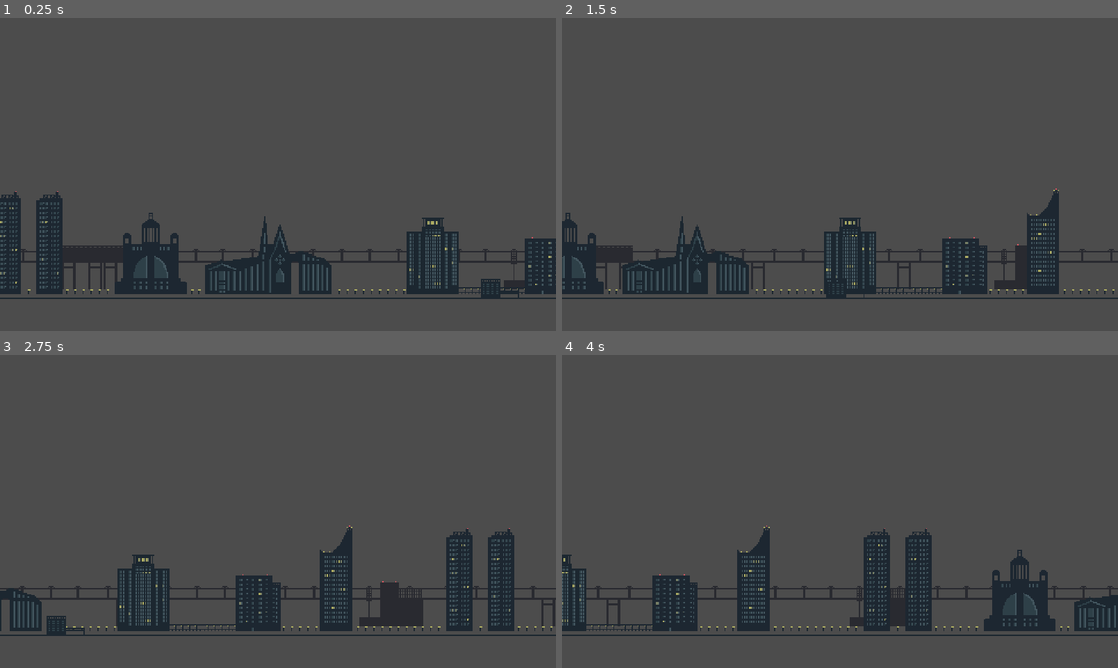
Above: before the commit, frames 1-4 (two rows, left to right).
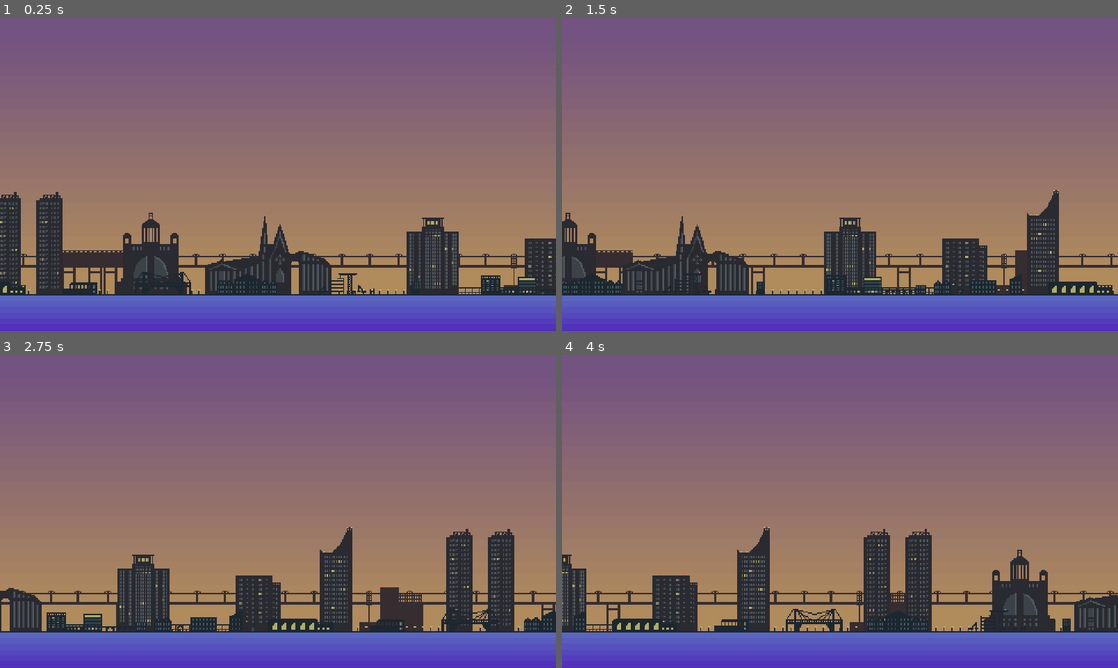
Above: after the commit, the same moments.

Repository: utoni/Godot2dPixelArtCitySkyline
Game: Godot game, scene res://CityScene.tscn
Same seed, same stepped clock (60 frames per second), same inputs: the game is played once before the commit and once after it.
Inputs:
- Up to frame 1 (0.25 s): no input
- Up to frame 2 (1.5 s): no input
- Up to frame 3 (2.75 s): no input
- Up to frame 4 (4 s): no input

The runs differ from the first frame. In frame 1, 89% of the frame differs, in the area x 0-100%, y 0-100%; in frame 2, 90%; in frame 3, 90%; in frame 4, 90%.

Commit message:
third commit
Signed-off-by: Toni Uhlig <matzeton@googlemail.com>

Diff:
--- a/CityScene.tscn
+++ b/CityScene.tscn
@@ -1,6 +1,8 @@
-[gd_scene load_steps=6 format=2]
+[gd_scene load_steps=13 format=2]
 
 [ext_resource path="res://CityBackground.png" type="Texture" id=1]
+[ext_resource path="res://gradient_water.tres" type="Shader" id=2]
+[ext_resource path="res://gradient_horizon.tres" type="Shader" id=3]
 
 [sub_resource type="GDScript" id=2]
 script/source = "extends ParallaxLayer
@@ -10,14 +12,23 @@
 var last_camera_x = 0.0
 
 func _ready():
-	last_camera_x = get_node(\"../../Camera2D\").get_camera_position().x
+	last_camera_x = get_node(\"../../../Camera2D\").get_camera_position().x
 
 func _process(delta):
 	motion_offset = Vector2(offset_x, 0)
-	var new_camera_x = get_node(\"../../Camera2D\").get_camera_position().x
+	var new_camera_x = get_node(\"../../../Camera2D\").get_camera_position().x
 	offset_x -= delta*speed + (new_camera_x - last_camera_x)*-2
 	last_camera_x = new_camera_x
 "
+
+[sub_resource type="ShaderMaterial" id=22]
+shader = ExtResource( 3 )
+
+[sub_resource type="ShaderMaterial" id=23]
+shader = ExtResource( 3 )
+
+[sub_resource type="ShaderMaterial" id=28]
+shader = ExtResource( 2 )
 
 [sub_resource type="TileSet" id=1]
 5/name = "CityBackground.png 5"
@@ -91,7 +102,22 @@
 9/shapes = [  ]
 9/z_index = 0
 
-[sub_resource type="Shader" id=7]
+[sub_resource type="Shader" id=29]
+code = "shader_type canvas_item;
+
+void fragment()
+{
+    vec4 col = texture(TEXTURE, UV);
+    if (col.a > 0.0) {
+        col += vec4(0.1, 0.02, 0.00, 0.0);
+    }
+    COLOR = col;
+}"
+
+[sub_resource type="ShaderMaterial" id=30]
+shader = SubResource( 29 )
+
+[sub_resource type="Shader" id=31]
 code = "shader_type canvas_item;
 
 void fragment()
@@ -101,43 +127,121 @@
         col += vec4(0.05, 0.01, 0.00, 0.0);
     }
     COLOR = col;
-}
-"
-
-[sub_resource type="ShaderMaterial" id=6]
-shader = SubResource( 7 )
+}"
+
+[sub_resource type="ShaderMaterial" id=32]
+shader = SubResource( 31 )
 
 [node name="Node2D" type="Node2D"]
 
-[node name="ParallaxBackground" type="ParallaxBackground" parent="."]
-layer = -1
-scroll_ignore_camera_zoom = true
-
-[node name="ParallaxLayer" type="ParallaxLayer" parent="ParallaxBackground"]
-position = Vector2( 295, 103 )
-motion_mirroring = Vector2( 640, 0 )
-script = SubResource( 2 )
-__meta__ = {
-"_edit_lock_": true
-}
-speed = 100.0
-
-[node name="StaticBody2D" type="StaticBody2D" parent="ParallaxBackground/ParallaxLayer"]
-__meta__ = {
-"_edit_lock_": true
-}
-
-[node name="TileMap" type="TileMap" parent="ParallaxBackground/ParallaxLayer/StaticBody2D"]
+[node name="Camera2D" type="Camera2D" parent="."]
+position = Vector2( 240, 135 )
+current = true
+smoothing_speed = 8.0
+
+[node name="ViewportContainer" type="ViewportContainer" parent="."]
+margin_top = 133.0
+margin_right = 480.0
+margin_bottom = 238.0
+
+[node name="ParallaxBackground5" type="ParallaxBackground" parent="ViewportContainer"]
+scroll_ignore_camera_zoom = true
+
+[node name="ParallaxLayer2" type="ParallaxLayer" parent="ViewportContainer/ParallaxBackground5"]
+position = Vector2( 295, 103 )
+motion_mirroring = Vector2( 640, 0 )
+script = SubResource( 2 )
+__meta__ = {
+"_edit_lock_": true
+}
+speed = 150.0
+
+[node name="ColorRect" type="ColorRect" parent="ViewportContainer/ParallaxBackground5/ParallaxLayer2"]
+material = SubResource( 22 )
+margin_left = -488.0
+margin_top = -113.0
+margin_right = 152.0
+margin_bottom = 135.0
+rect_pivot_offset = Vector2( 373, -36 )
+__meta__ = {
+"_edit_lock_": true
+}
+
+[node name="ColorRect2" type="ColorRect" parent="ViewportContainer/ParallaxBackground5/ParallaxLayer2"]
+material = SubResource( 23 )
+margin_left = 792.0
+margin_top = -113.0
+margin_right = 1432.0
+margin_bottom = 135.0
+rect_pivot_offset = Vector2( 373, -36 )
+__meta__ = {
+"_edit_lock_": true
+}
+
+[node name="ParallaxBackground4" type="ParallaxBackground" parent="ViewportContainer"]
+layer = 0
+scroll_ignore_camera_zoom = true
+
+[node name="ParallaxLayer2" type="ParallaxLayer" parent="ViewportContainer/ParallaxBackground4"]
+position = Vector2( 295, 103 )
+motion_mirroring = Vector2( 640, 0 )
+script = SubResource( 2 )
+__meta__ = {
+"_edit_lock_": true
+}
+speed = 150.0
+
+[node name="ColorRect" type="ColorRect" parent="ViewportContainer/ParallaxBackground4/ParallaxLayer2"]
+material = SubResource( 28 )
+margin_left = -488.0
+margin_top = 136.0
+margin_right = 152.0
+margin_bottom = 176.0
+rect_pivot_offset = Vector2( 373, -36 )
+__meta__ = {
+"_edit_lock_": true
+}
+
+[node name="ColorRect2" type="ColorRect" parent="ViewportContainer/ParallaxBackground4/ParallaxLayer2"]
+material = SubResource( 28 )
+margin_left = 792.0
+margin_top = 136.0
+margin_right = 1432.0
+margin_bottom = 176.0
+rect_pivot_offset = Vector2( 373, -36 )
+__meta__ = {
+"_edit_lock_": true
+}
+
+[node name="ParallaxBackground3" type="ParallaxBackground" parent="ViewportContainer"]
+layer = 0
+scroll_ignore_camera_zoom = true
+
+[node name="ParallaxLayer2" type="ParallaxLayer" parent="ViewportContainer/ParallaxBackground3"]
+position = Vector2( 295, 103 )
+motion_mirroring = Vector2( 640, 0 )
+script = SubResource( 2 )
+__meta__ = {
+"_edit_lock_": true
+}
+speed = 150.0
+
+[node name="StaticBody2D" type="StaticBody2D" parent="ViewportContainer/ParallaxBackground3/ParallaxLayer2"]
+__meta__ = {
+"_edit_lock_": true
+}
+
+[node name="TileMap" type="TileMap" parent="ViewportContainer/ParallaxBackground3/ParallaxLayer2/StaticBody2D"]
 position = Vector2( 216, 39 )
 tile_set = SubResource( 1 )
-cell_size = Vector2( 64, 4 )
+cell_size = Vector2( 64, 1 )
 format = 1
-tile_data = PoolIntArray( 65525, 5, 0, 65535, 5, 0, 0, 0, 0, 1, 1, 0 )
-__meta__ = {
-"_edit_lock_": true
-}
-
-[node name="CollisionPolygon2D" type="CollisionPolygon2D" parent="ParallaxBackground/ParallaxLayer/StaticBody2D"]
+tile_data = PoolIntArray( 0, 0, 0, 1, 1, 0, 131061, 7, 0, 65545, 7, 0 )
+__meta__ = {
+"_edit_lock_": true
+}
+
+[node name="CollisionPolygon2D" type="CollisionPolygon2D" parent="ViewportContainer/ParallaxBackground3/ParallaxLayer2/StaticBody2D"]
 visible = false
 position = Vector2( -183, 42 )
 polygon = PoolVector2Array( 124, -113, 17, -2, 9, 97, 321, 91, 407, -97 )
@@ -145,11 +249,11 @@
 "_edit_lock_": true
 }
 
-[node name="ParallaxBackground2" type="ParallaxBackground" parent="."]
+[node name="ParallaxBackground2" type="ParallaxBackground" parent="ViewportContainer"]
 layer = -2
 scroll_ignore_camera_zoom = true
 
-[node name="ParallaxLayer2" type="ParallaxLayer" parent="ParallaxBackground2"]
+[node name="ParallaxLayer2" type="ParallaxLayer" parent="ViewportContainer/ParallaxBackground2"]
 position = Vector2( 295, 103 )
 motion_mirroring = Vector2( 640, 0 )
 script = SubResource( 2 )
@@ -158,23 +262,23 @@
 }
 speed = 50.0
 
-[node name="StaticBody2D" type="StaticBody2D" parent="ParallaxBackground2/ParallaxLayer2"]
-__meta__ = {
-"_edit_lock_": true
-}
-
-[node name="TileMap" type="TileMap" parent="ParallaxBackground2/ParallaxLayer2/StaticBody2D"]
-material = SubResource( 6 )
+[node name="StaticBody2D" type="StaticBody2D" parent="ViewportContainer/ParallaxBackground2/ParallaxLayer2"]
+__meta__ = {
+"_edit_lock_": true
+}
+
+[node name="TileMap" type="TileMap" parent="ViewportContainer/ParallaxBackground2/ParallaxLayer2/StaticBody2D"]
+material = SubResource( 30 )
 position = Vector2( 216, 39 )
 tile_set = SubResource( 1 )
-cell_size = Vector2( 64, 4 )
+cell_size = Vector2( 64, 1 )
 format = 1
-tile_data = PoolIntArray( -11, 6, 0, -65527, 6, 0, 0, 0, 0, 1, 1, 0 )
-__meta__ = {
-"_edit_lock_": true
-}
-
-[node name="CollisionPolygon2D" type="CollisionPolygon2D" parent="ParallaxBackground2/ParallaxLayer2/StaticBody2D"]
+tile_data = PoolIntArray( 65525, 6, 0, 0, 0, 0, 1, 1, 0, 9, 6, 0 )
+__meta__ = {
+"_edit_lock_": true
+}
+
+[node name="CollisionPolygon2D" type="CollisionPolygon2D" parent="ViewportContainer/ParallaxBackground2/ParallaxLayer2/StaticBody2D"]
 visible = false
 position = Vector2( -183, 42 )
 polygon = PoolVector2Array( 124, -113, 17, -2, 9, 97, 321, 91, 407, -97 )
@@ -182,35 +286,36 @@
 "_edit_lock_": true
 }
 
-[node name="ParallaxBackground3" type="ParallaxBackground" parent="."]
-layer = 0
-scroll_ignore_camera_zoom = true
-
-[node name="ParallaxLayer2" type="ParallaxLayer" parent="ParallaxBackground3"]
-position = Vector2( 295, 103 )
-motion_mirroring = Vector2( 640, 0 )
-script = SubResource( 2 )
-__meta__ = {
-"_edit_lock_": true
-}
-speed = 150.0
-
-[node name="StaticBody2D" type="StaticBody2D" parent="ParallaxBackground3/ParallaxLayer2"]
-__meta__ = {
-"_edit_lock_": true
-}
-
-[node name="TileMap" type="TileMap" parent="ParallaxBackground3/ParallaxLayer2/StaticBody2D"]
+[node name="ParallaxBackground" type="ParallaxBackground" parent="ViewportContainer"]
+layer = -1
+scroll_ignore_camera_zoom = true
+
+[node name="ParallaxLayer" type="ParallaxLayer" parent="ViewportContainer/ParallaxBackground"]
+position = Vector2( 295, 103 )
+motion_mirroring = Vector2( 640, 0 )
+script = SubResource( 2 )
+__meta__ = {
+"_edit_lock_": true
+}
+speed = 100.0
+
+[node name="StaticBody2D" type="StaticBody2D" parent="ViewportContainer/ParallaxBackground/ParallaxLayer"]
+__meta__ = {
+"_edit_lock_": true
+}
+
+[node name="TileMap" type="TileMap" parent="ViewportContainer/ParallaxBackground/ParallaxLayer/StaticBody2D"]
+material = SubResource( 32 )
 position = Vector2( 216, 39 )
 tile_set = SubResource( 1 )
-cell_size = Vector2( 64, 4 )
+cell_size = Vector2( 64, 1 )
 format = 1
-tile_data = PoolIntArray( 0, 0, 0, 1, 1, 0, 131061, 7, 0, 65545, 7, 0 )
-__meta__ = {
-"_edit_lock_": true
-}
-
-[node name="CollisionPolygon2D" type="CollisionPolygon2D" parent="ParallaxBackground3/ParallaxLayer2/StaticBody2D"]
+tile_data = PoolIntArray( 65525, 5, 0, 65535, 5, 0, 0, 0, 0, 1, 1, 0, 19, 5, 0 )
+__meta__ = {
+"_edit_lock_": true
+}
+
+[node name="CollisionPolygon2D" type="CollisionPolygon2D" parent="ViewportContainer/ParallaxBackground/ParallaxLayer/StaticBody2D"]
 visible = false
 position = Vector2( -183, 42 )
 polygon = PoolVector2Array( 124, -113, 17, -2, 9, 97, 321, 91, 407, -97 )
@@ -218,8 +323,12 @@
 "_edit_lock_": true
 }
 
-[node name="Camera2D" type="Camera2D" parent="."]
+[node name="ParallaxBackground6" type="ParallaxBackground" parent="."]
+layer = 1
+scroll_ignore_camera_zoom = true
+
+[node name="ColorRect" type="ColorRect" parent="ParallaxBackground6"]
 visible = false
-position = Vector2( 240, 135 )
-current = true
-smoothing_speed = 8.0
+margin_top = 239.0
+margin_right = 480.0
+margin_bottom = 279.0
--- /dev/null
+++ b/gradient_horizon.tres
@@ -0,0 +1,101 @@
+[gd_resource type="VisualShader" load_steps=10 format=2]
+
+[sub_resource type="VisualShaderNodeScalarFunc" id=20]
+function = 14
+
+[sub_resource type="VisualShaderNodeScalarOp" id=21]
+default_input_values = [ 0, 0.0, 1, 3.0 ]
+operator = 3
+
+[sub_resource type="VisualShaderNodeScalarConstant" id=22]
+constant = 25.0
+
+[sub_resource type="VisualShaderNodeInput" id=15]
+input_name = "uv"
+
+[sub_resource type="VisualShaderNodeVectorDecompose" id=16]
+output_port_for_preview = 1
+
+[sub_resource type="Gradient" id=17]
+colors = PoolColorArray( 0.454902, 0.333333, 0.501961, 1, 0.694118, 0.54902, 0.364706, 1 )
+
+[sub_resource type="GradientTexture" id=18]
+gradient = SubResource( 17 )
+width = 5
+
+[sub_resource type="VisualShaderNodeTexture" id=19]
+output_port_for_preview = 0
+texture = SubResource( 18 )
+texture_type = 1
+
+[sub_resource type="VisualShaderNodeScalarOp" id=23]
+output_port_for_preview = 0
+default_input_values = [ 0, 0.0, 1, 3.0 ]
+operator = 2
+
+[resource]
+code = "shader_type canvas_item;
+uniform sampler2D tex_frg_8 : hint_albedo;
+
+
+
+void vertex() {
+// Output:0
+
+}
+
+void fragment() {
+// Input:3
+	vec3 n_out3p0 = vec3(UV, 0.0);
+
+// VectorDecompose:4
+	float n_out4p0 = n_out3p0.x;
+	float n_out4p1 = n_out3p0.y;
+	float n_out4p2 = n_out3p0.z;
+
+// Scalar:12
+	float n_out12p0 = 25.000000;
+
+// ScalarOp:9
+	float n_out9p0 = n_out4p1 * n_out12p0;
+
+// ScalarFunc:10
+	float n_out10p0 = floor(n_out9p0);
+
+// ScalarOp:11
+	float n_out11p0 = n_out10p0 / n_out12p0;
+
+// Texture:8
+	vec4 tex_frg_8_read = texture(tex_frg_8, vec3(n_out11p0).xy);
+	vec3 n_out8p0 = tex_frg_8_read.rgb;
+	float n_out8p1 = tex_frg_8_read.a;
+
+// Output:0
+	COLOR.rgb = n_out8p0;
+
+}
+
+void light() {
+// Output:0
+
+}
+"
+graph_offset = Vector2( -1106.7, 95 )
+mode = 1
+flags/light_only = false
+nodes/fragment/0/position = Vector2( 80, 160 )
+nodes/fragment/3/node = SubResource( 15 )
+nodes/fragment/3/position = Vector2( -1280, 100 )
+nodes/fragment/4/node = SubResource( 16 )
+nodes/fragment/4/position = Vector2( -1080, 100 )
+nodes/fragment/8/node = SubResource( 19 )
+nodes/fragment/8/position = Vector2( -120, 100 )
+nodes/fragment/9/node = SubResource( 23 )
+nodes/fragment/9/position = Vector2( -760, 60 )
+nodes/fragment/10/node = SubResource( 20 )
+nodes/fragment/10/position = Vector2( -520, 120 )
+nodes/fragment/11/node = SubResource( 21 )
+nodes/fragment/11/position = Vector2( -300, 120 )
+nodes/fragment/12/node = SubResource( 22 )
+nodes/fragment/12/position = Vector2( -1000, 320 )
+nodes/fragment/connections = PoolIntArray( 3, 0, 4, 0, 4, 1, 9, 0, 9, 0, 10, 0, 8, 0, 0, 0, 10, 0, 11, 0, 11, 0, 8, 0, 12, 0, 9, 1, 12, 0, 11, 1 )
--- /dev/null
+++ b/gradient_water.tres
@@ -0,0 +1,99 @@
+[gd_resource type="VisualShader" load_steps=10 format=2]
+
+[sub_resource type="VisualShaderNodeScalarFunc" id=20]
+function = 14
+
+[sub_resource type="VisualShaderNodeScalarOp" id=21]
+default_input_values = [ 0, 0.0, 1, 3.0 ]
+operator = 3
+
+[sub_resource type="VisualShaderNodeScalarConstant" id=22]
+constant = 8.0
+
+[sub_resource type="Gradient" id=24]
+colors = PoolColorArray( 0.360784, 0.403922, 0.760784, 1, 0.298039, 0.0823529, 0.72549, 1 )
+
+[sub_resource type="GradientTexture" id=25]
+gradient = SubResource( 24 )
+
+[sub_resource type="VisualShaderNodeTexture" id=26]
+texture = SubResource( 25 )
+texture_type = 1
+
+[sub_resource type="VisualShaderNodeInput" id=15]
+input_name = "uv"
+
+[sub_resource type="VisualShaderNodeVectorDecompose" id=16]
+output_port_for_preview = 1
+
+[sub_resource type="VisualShaderNodeScalarOp" id=23]
+output_port_for_preview = 0
+default_input_values = [ 0, 0.0, 1, 3.0 ]
+operator = 2
+
+[resource]
+code = "shader_type canvas_item;
+uniform sampler2D tex_frg_13 : hint_albedo;
+
+
+
+void vertex() {
+// Output:0
+
+}
+
+void fragment() {
+// Input:3
+	vec3 n_out3p0 = vec3(UV, 0.0);
+
+// VectorDecompose:4
+	float n_out4p0 = n_out3p0.x;
+	float n_out4p1 = n_out3p0.y;
+	float n_out4p2 = n_out3p0.z;
+
+// Scalar:12
+	float n_out12p0 = 8.000000;
+
+// ScalarOp:9
+	float n_out9p0 = n_out4p1 * n_out12p0;
+
+// ScalarFunc:10
+	float n_out10p0 = floor(n_out9p0);
+
+// ScalarOp:11
+	float n_out11p0 = n_out10p0 / n_out12p0;
+
+// Texture:13
+	vec4 tex_frg_13_read = texture(tex_frg_13, vec3(n_out11p0).xy);
+	vec3 n_out13p0 = tex_frg_13_read.rgb;
+	float n_out13p1 = tex_frg_13_read.a;
+
+// Output:0
+	COLOR.rgb = n_out13p0;
+
+}
+
+void light() {
+// Output:0
+
+}
+"
+graph_offset = Vector2( -1187.63, 47.8338 )
+mode = 1
+flags/light_only = false
+nodes/fragment/0/position = Vector2( 80, 160 )
+nodes/fragment/3/node = SubResource( 15 )
+nodes/fragment/3/position = Vector2( -1280, 100 )
+nodes/fragment/4/node = SubResource( 16 )
+nodes/fragment/4/position = Vector2( -1080, 100 )
+nodes/fragment/9/node = SubResource( 23 )
+nodes/fragment/9/position = Vector2( -760, 60 )
+nodes/fragment/10/node = SubResource( 20 )
+nodes/fragment/10/position = Vector2( -520, 120 )
+nodes/fragment/11/node = SubResource( 21 )
+nodes/fragment/11/position = Vector2( -320, 120 )
+nodes/fragment/12/node = SubResource( 22 )
+nodes/fragment/12/position = Vector2( -1000, 320 )
+nodes/fragment/13/node = SubResource( 26 )
+nodes/fragment/13/position = Vector2( -140, 100 )
+nodes/fragment/connections = PoolIntArray( 3, 0, 4, 0, 4, 1, 9, 0, 9, 0, 10, 0, 10, 0, 11, 0, 12, 0, 9, 1, 12, 0, 11, 1, 11, 0, 13, 0, 13, 0, 0, 0 )
Binary file changed: CityBackground.png
Not shown, changed: CityBackground.pxo
